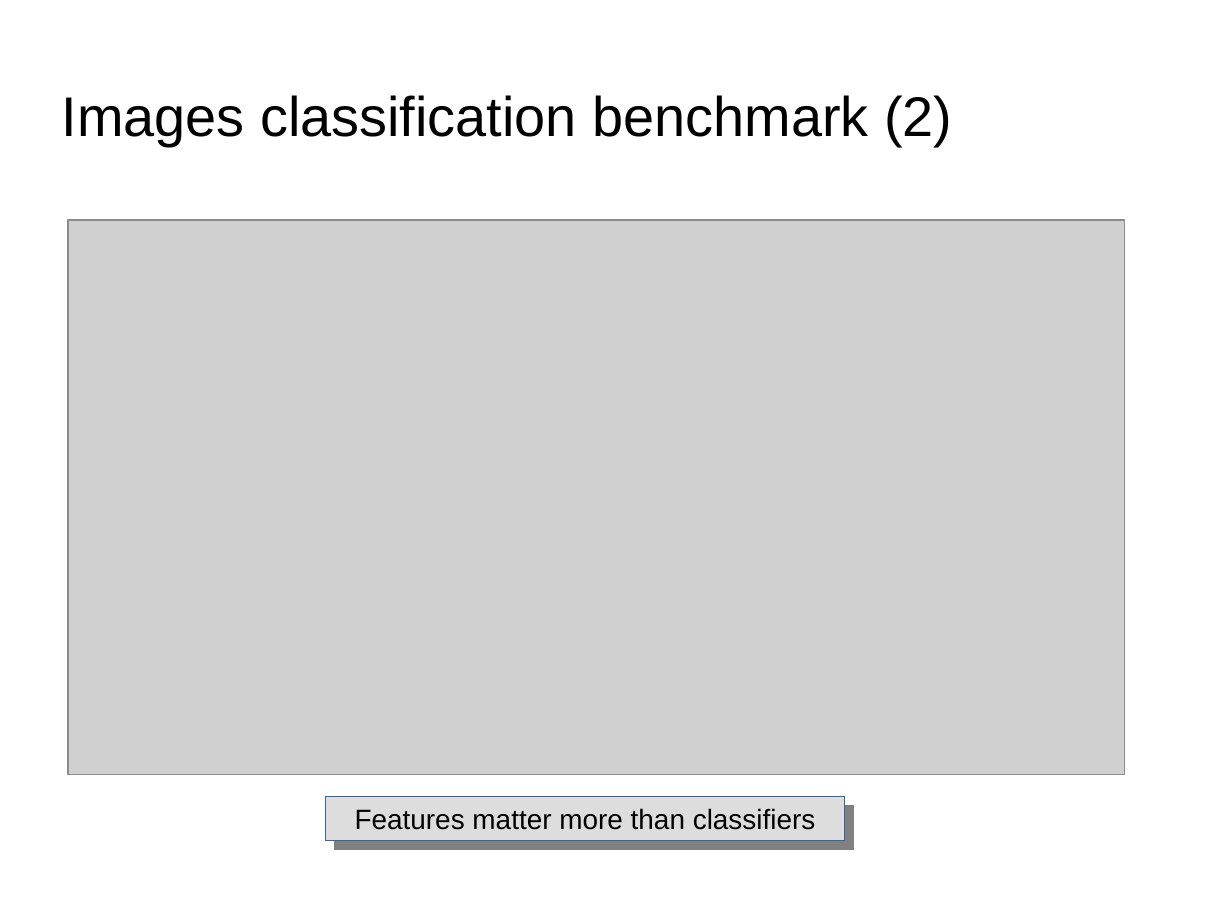
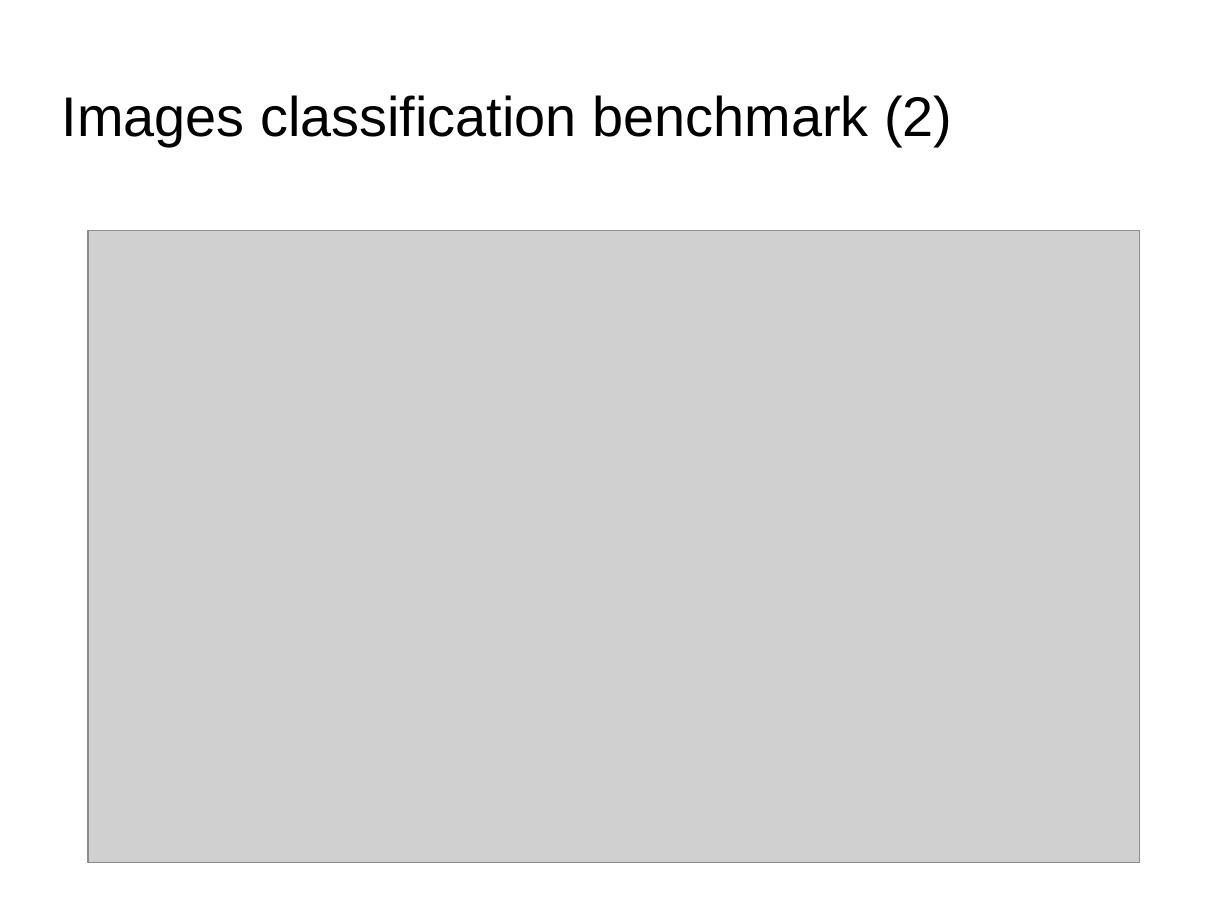
Before and after one commit to dataforcast/OC_Datascientist, a slide deck: slide 17 of P7/report/Openclassrooms_ParcoursDatascientist_P7-V1.odp (slide 14 before the commit). Drawn at 1232x924 pixels with LibreOffice and Linux fonts; fonts in the diff are those of the drawing; grey boxes stand for pictures; background and template pictures are left out. Boxes give left, top, right and bottom in pixels: in the first picture for what was removed or moved away, otherwise in the second. Text is boxed around its words. In the diff, an @@ line names an element or a change of style, - is before the commit and + after.

Commit message:
P7 : benchmarking classifiers with and without splitting and/or filtering Key Points

```diff
--- a/P7/report/Openclassrooms_ParcoursDatascientist_P7-V1.odp
+++ b/P7/report/Openclassrooms_ParcoursDatascientist_P7-V1.odp
@@ picture: place and size @@
-picture at [68, 220, 1126, 775]
+picture at [88, 231, 1140, 863]
@@ rectangle removed at [325, 797, 845, 841] @@
-Features matter more than classifiers
```
Also in this commit, not shown: 1 other slide changed, 5 slides added, 6 other files.
